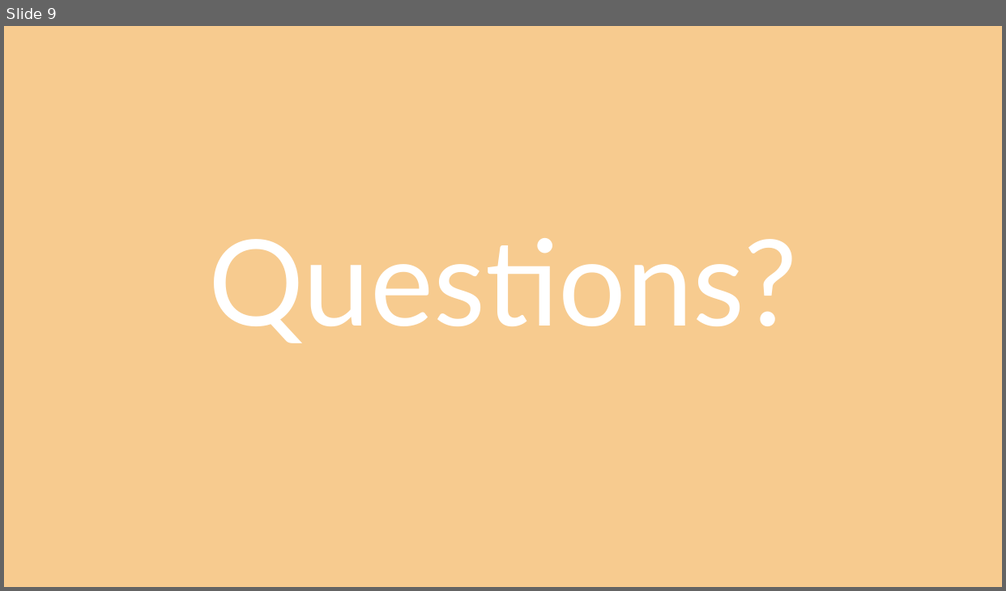
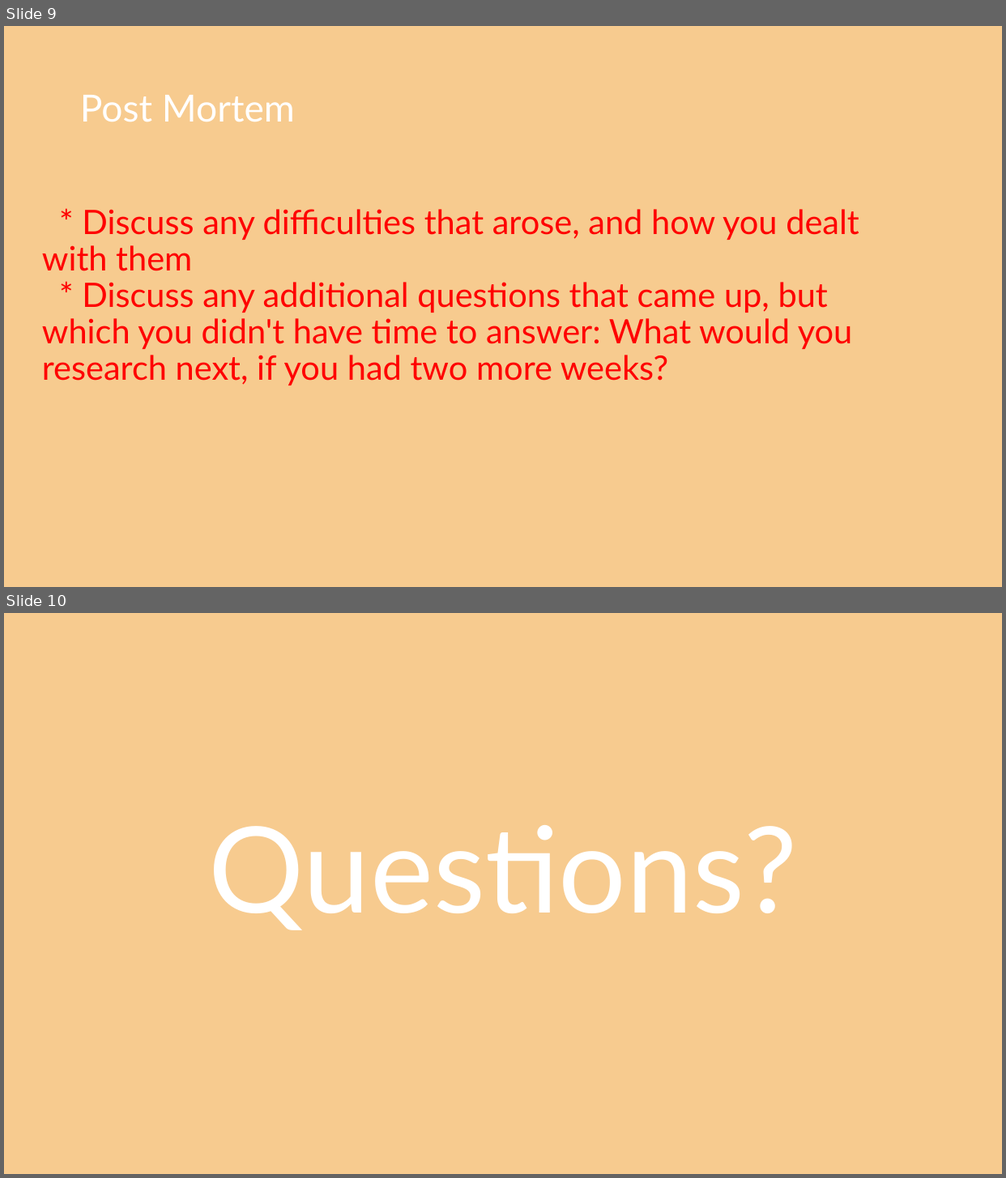
Before and after one commit to CharlesPBiggar/Data-Analytics-Project-1, a slide deck: Presentation/GiterDun Presentation.pptx. Shown one above the other, each under a label of ours: slide 9 before the commit, slides 9 and 10 after it. The pictures are 1006x591 and 1006x1178 pixels, drawn with LibreOffice and Linux fonts; fonts in the diff are those of the drawing; background and template pictures are left out. Boxes give left, top, right and bottom in pixels: in the first picture for what was removed or moved away, otherwise in the second. Text is boxed around its words. In the diff, an @@ line names an element or a change of style, - is before the commit and + after.

```diff
--- a/Presentation/GiterDun Presentation.pptx
+++ b/Presentation/GiterDun Presentation.pptx
@@ slide 9 added at <box>4,26,1002,587</box>, background picture (left out) @@
@@ text added at <box>80,95,295,122</box>, 36 pt, text #FFFFFF @@
+Post Mortem
@@ title added at <box>42,209,859,386</box>, 32.4 pt, text #FF0000 @@
+* Discuss any difficulties that arose, and how you dealt with them
+* Discuss any additional questions that came up, but which you didn't have time to answer: What would you research next, if you had two more weeks?
@@ what was slide 9 is now slide 10 @@
```
Also in this commit, not shown: 3 slides changed.
